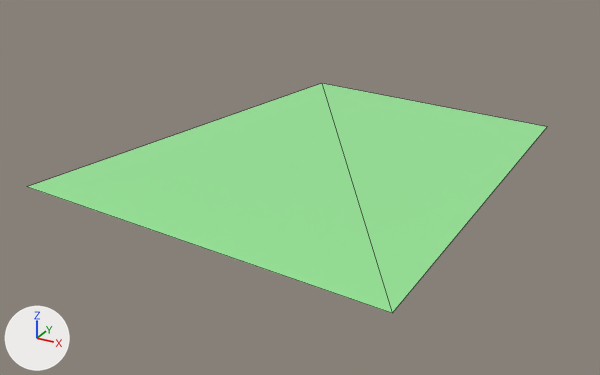
Before and after pictures for a commit that changed the COLLADA model src/fpe_pressure_gauge/fpe_pressure_gauge_green_segment.dae.
The view is the same before and after, from a 50 mm camera at (0.0061, -0.0811, -0.0731) aimed at (-0.0072, -0.057, -0.0852). The axes (+X, +Y, +Z) are drawn at lower left. The lights are the same throughout. Mesh edges are drawn as thin lines.

Objects in the first picture: 'pressure_gauge_green_segment'.
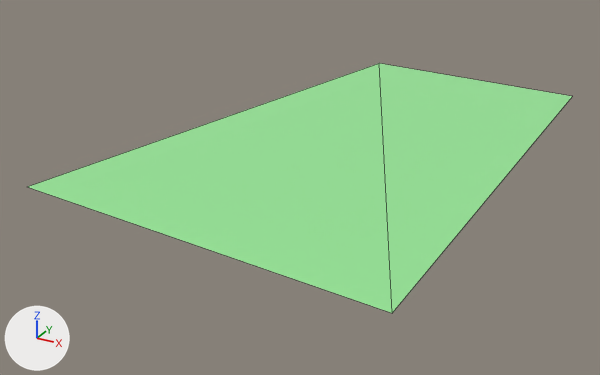
The newer file is also rescaled (x1.416), turned or shifted as a whole; pictures and numbers use the older file's frame.

What differs and where, as boxes (x1, y1, x2, y2) in the pictures (600 x 375 px):
'pressure_gauge_green_segment', reshaped (9% taller): before (28, 83, 547, 313); after (28, 63, 572, 313)

The edits, one by one:
me_cube_012 has 4 vertices, 2 faces and spans x -0.0128..0.0, y -0.0656..-0.05, z -0.0835.
me_cube_012 is used by ob_pressure_gauge_green_segment; location (0.0, 0.0, 0.0).
Part 1, on me_cube_012:
Vertex 0 of me_cube_012 moves from (0.0, -0.051, -0.0835) at pixel (547, 126) to (0.0, -0.0467, -0.0835) at pixel (572, 96).
Vertex 1 of me_cube_012 moves from (-0.0099, -0.05, -0.0835) at pixel (321, 83) to (-0.0091, -0.0458, -0.0835) at pixel (379, 63).
